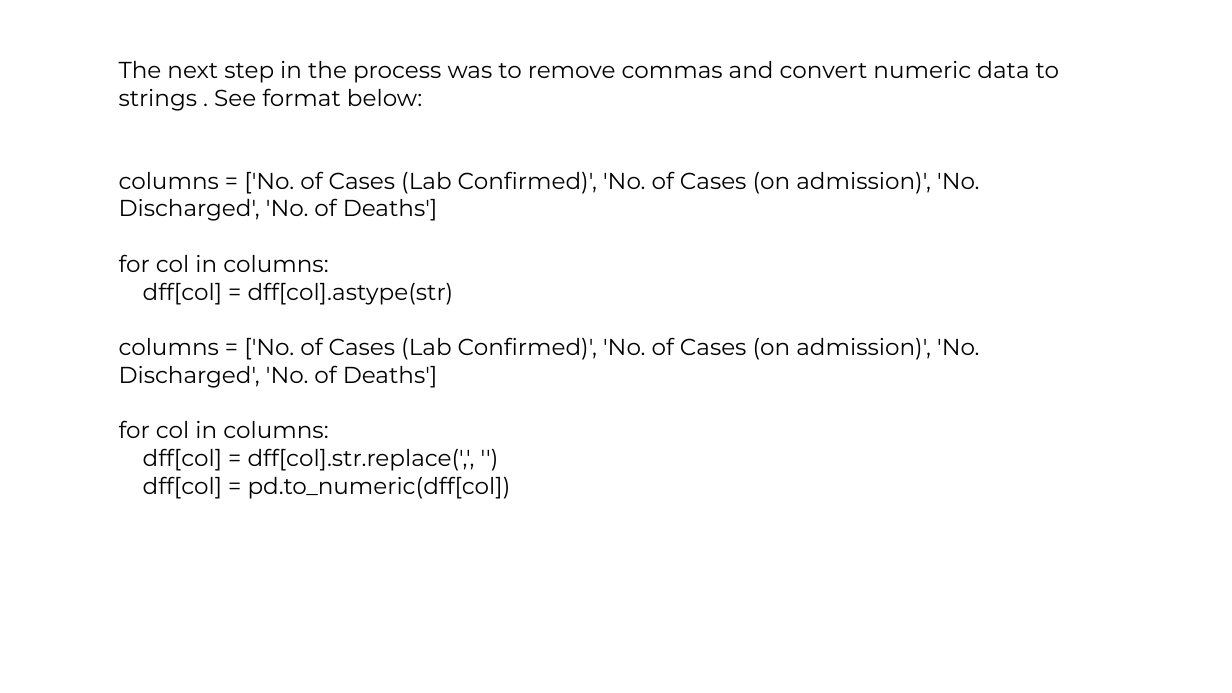
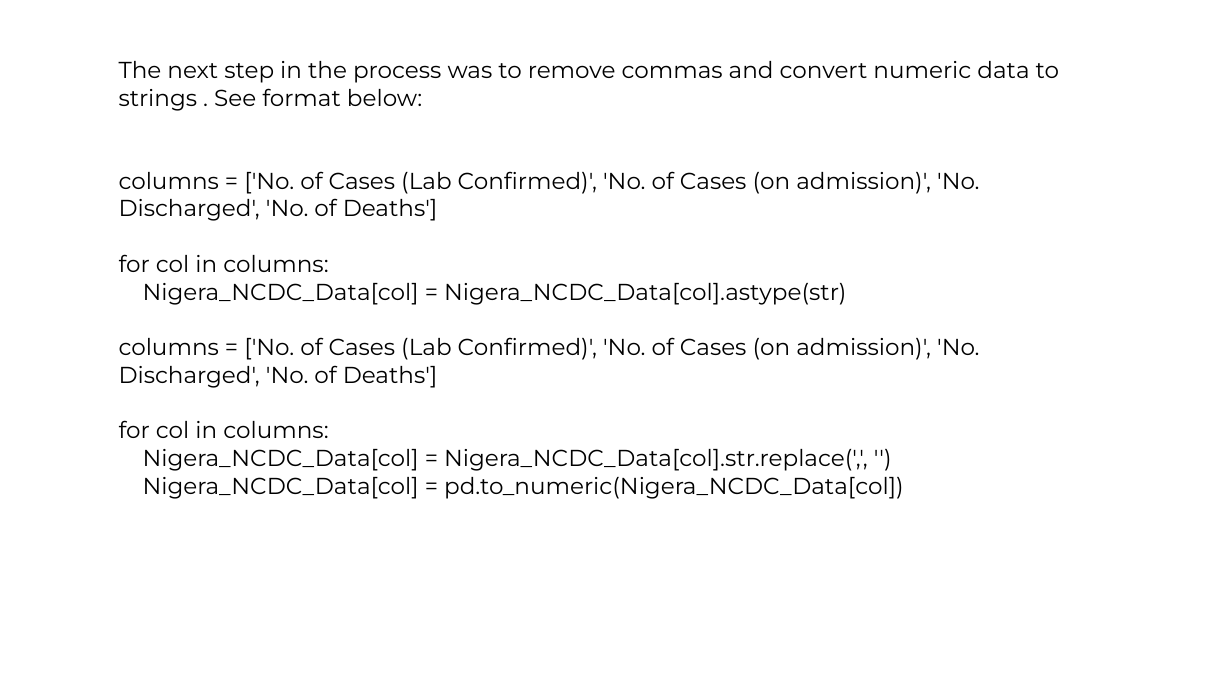
Before and after one commit to iroanya/Nigeria-COVID-19-Data-Analysis-Using-Python, a slide deck: slide 5 of Ustacky Capstone Project for Data Science Micro Degree.pptx. Drawn at 1232x693 pixels with LibreOffice and Linux fonts; fonts in the diff are those of the drawing. Boxes give left, top, right and bottom in pixels: in the first picture for what was removed or moved away, otherwise in the second. Text is boxed around its words. In the diff, an @@ line names an element or a change of style, - is before the commit and + after.

```diff
--- a/Ustacky Capstone Project for Data Science Micro Degree.pptx
+++ b/Ustacky Capstone Project for Data Science Micro Degree.pptx
@@ text at <box>143,283,846,305</box>: text changed @@
-dff[col] = dff[col].astype(str)
+Nigera_NCDC_Data[col] = Nigera_NCDC_Data[col].astype(str)
@@ text at <box>143,449,904,499</box>: text changed @@
-dff[col] = dff[col].str.replace(',', '')
-dff[col] = pd.to_numeric(dff[col])
+Nigera_NCDC_Data[col] = Nigera_NCDC_Data[col].str.replace(',', '')
+Nigera_NCDC_Data[col] = pd.to_numeric(Nigera_NCDC_Data[col])
```
Also in this commit, not shown: 10 other slides changed, 18 slides added, 1 slide removed.
